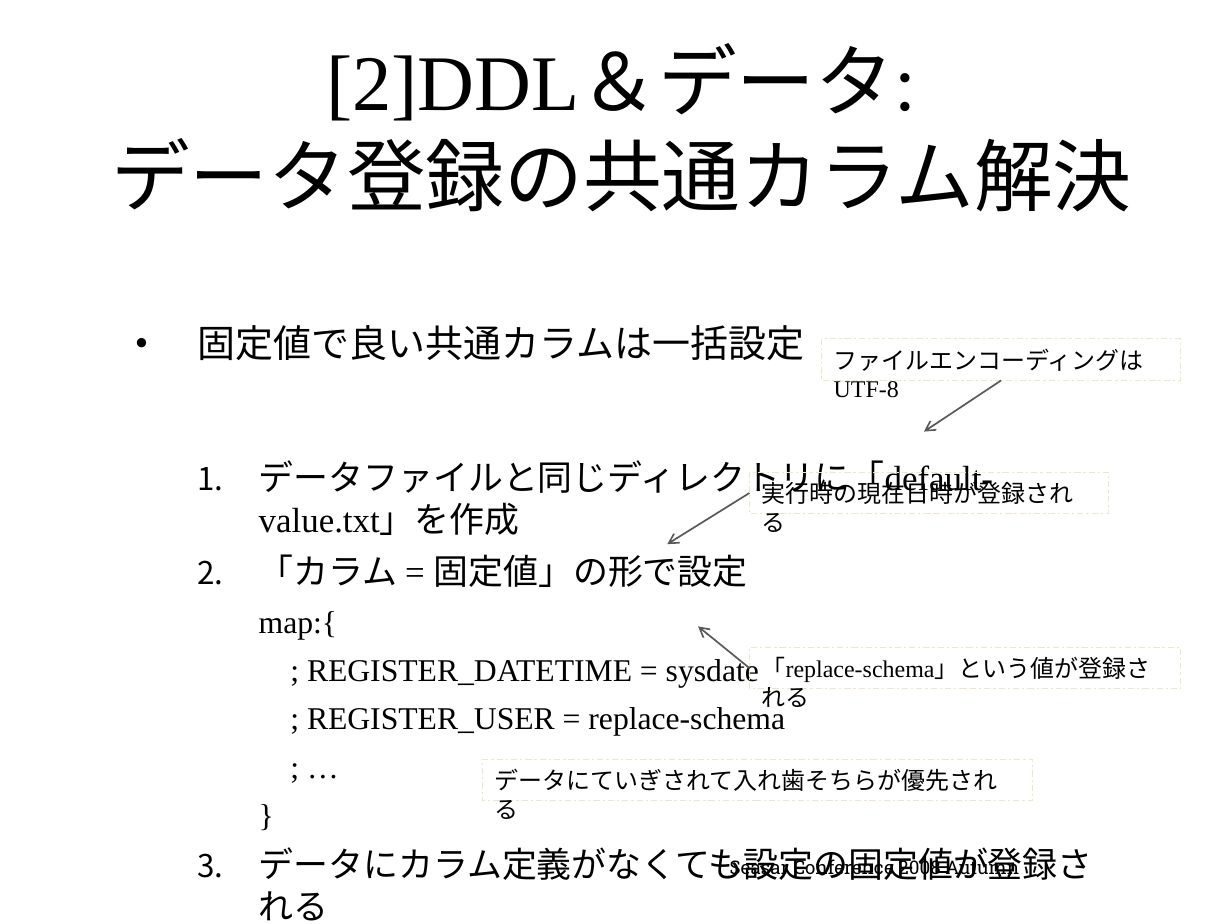
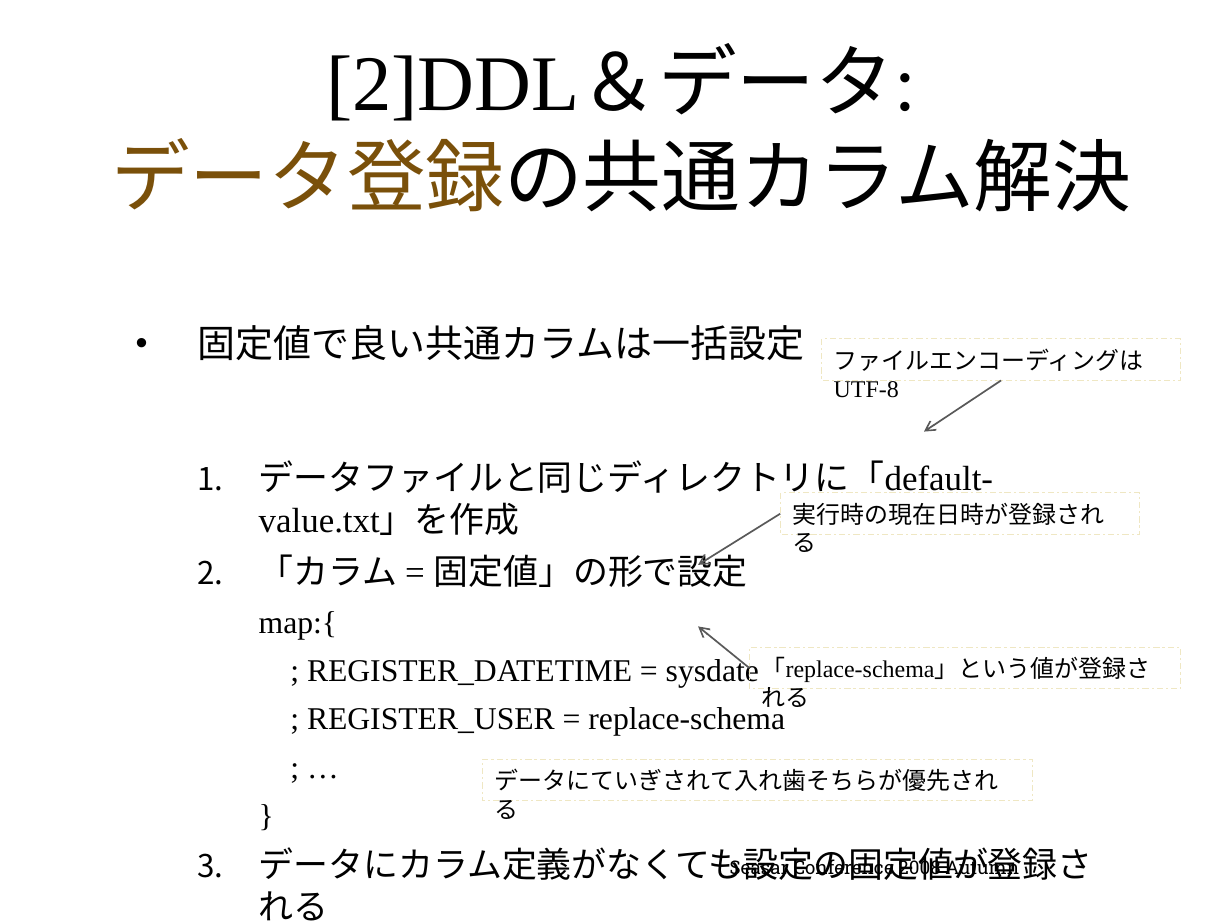
Before and after one commit to seasarorg/dbflute, a slide deck: slide 28 of dbflute/etc/doc/ref/session/resource/GenbaSolution2-sc2008autumn-dbflute.pptx (slide 26 before the commit). Drawn at 1232x924 pixels with LibreOffice and Linux fonts; fonts in the diff are those of the drawing; background and template pictures are left out. Boxes give left, top, right and bottom in pixels: in the first picture for what was removed or moved away, otherwise in the second. Text is boxed around its words. In the diff, an @@ line names an element or a change of style, - is before the commit and + after.

```diff
--- a/dbflute/etc/doc/ref/session/resource/GenbaSolution2-sc2008autumn-dbflute.pptx
+++ b/dbflute/etc/doc/ref/session/resource/GenbaSolution2-sc2008autumn-dbflute.pptx
@@ title "[2]DDL＆データ: データ登録の共通カラム解決" at <box>111,48,1131,212</box>: text colour #000000 to #7A500A in "データ登録の共通カラム解決" @@
@@ rectangle "実行時の現在日時が登録される": place and size @@
-rectangle "実行時の現在日時が登録される" at <box>749,472,1108,514</box>
+rectangle "実行時の現在日時が登録される" at <box>780,493,1138,535</box>
@@ arrow moved from (749, 493) - (668, 545) to (780, 514) - (699, 564) @@
```
Also in this commit, not shown: 12 other slides changed, 4 slides added.
